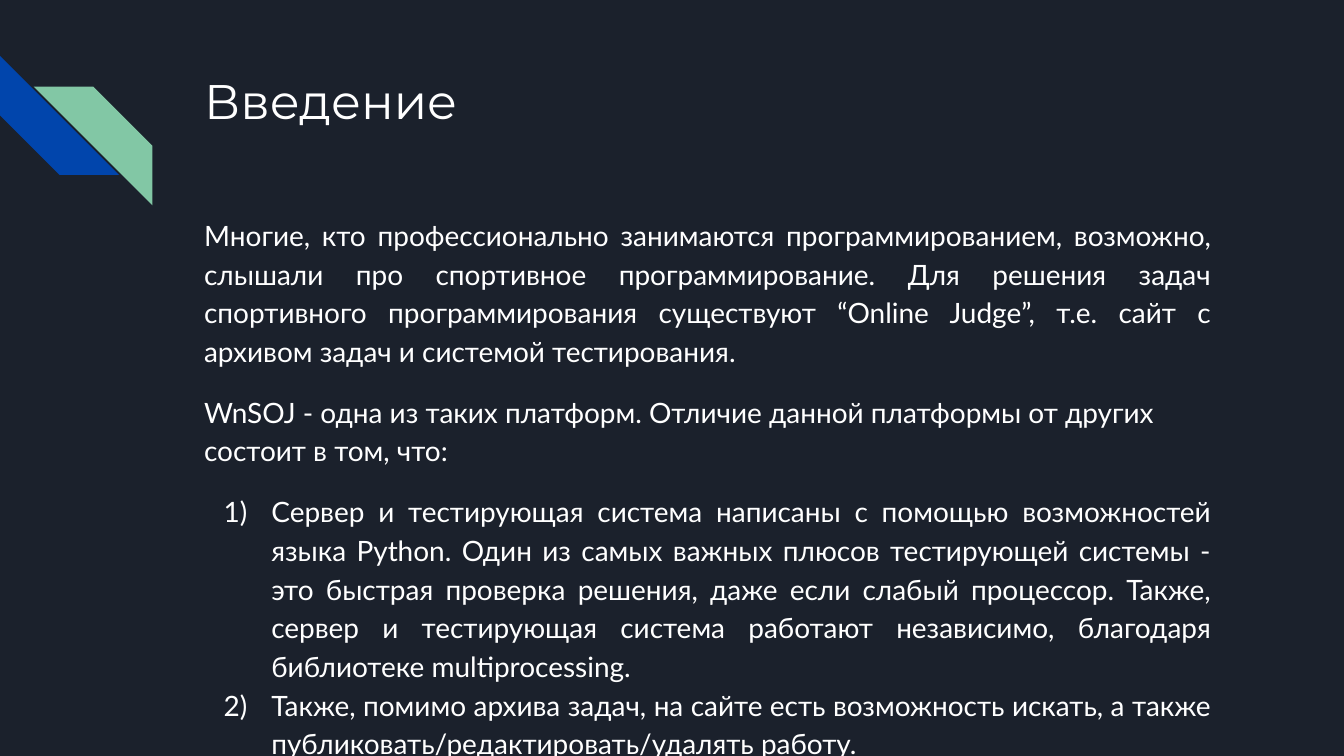
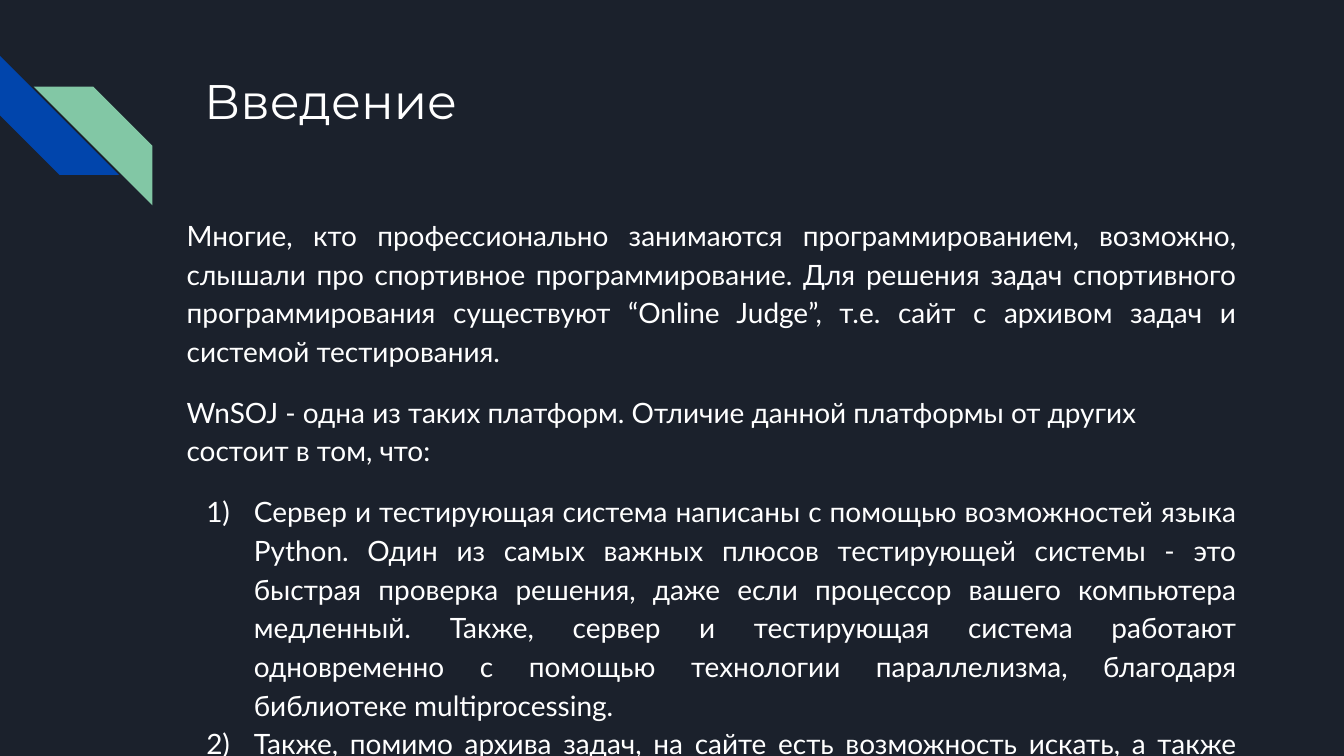
Before and after one commit to spike1236/WnSOJ, a slide deck: slide 2 of presentation_ru.pptx. Drawn at 1344x756 pixels with LibreOffice and Linux fonts; fonts in the diff are those of the drawing. Boxes give left, top, right and bottom in pixels: in the first picture for what was removed or moved away, otherwise in the second. Text is boxed around its words. In the diff, an @@ line names an element or a change of style, - is before the commit and + after.

Commit message:
update presentations

```diff
--- a/presentation_ru.pptx
+++ b/presentation_ru.pptx
@@ text "Многие, кто профессионально занимаются программированием, ...": place and size @@
-text "Многие, кто профессионально занимаются программированием, ..." at (204,226,1211,756)
+text "Многие, кто профессионально занимаются программированием, ..." at (187,226,1236,756)
@@ text at (254,501,1236,721): text changed @@
-1) Сервер и тестирующая система написаны с помощью возможностей языка Python. Один из самых важных плюсов тестирующей системы - это быстрая проверка решения, даже если слабый процессор. Также, сервер и тестирующая система работают независимо, благодаря библиотеке multiprocessing.
+1) Сервер и тестирующая система написаны с помощью возможностей языка Python. Один из самых важных плюсов тестирующей системы - это быстрая проверка решения, даже если процессор вашего компьютера медленный. Также, сервер и тестирующая система работают одновременно с помощью технологии параллелизма, благодаря библиотеке multiprocessing.
```
Also in this commit, not shown: 3 other slides changed, 1 other file.
